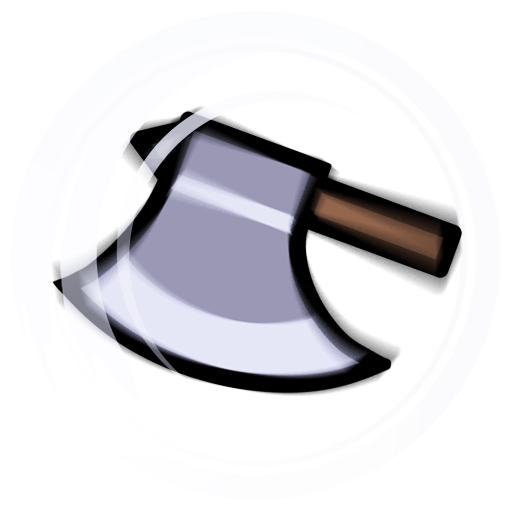
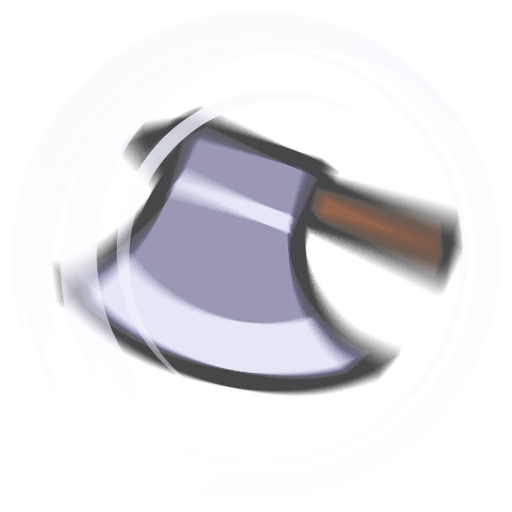
Comparing the layer stacks of the two 512×512 images. Changes:
hid "Layer 570" over 51, 62, 463, 395
added layer "Brightness/Contrast 1 copy" in group "Group 1" over 51, 62, 463, 395
added layer "Color Fill 2" (16%) in group "Group 1" over 51, 62, 463, 395
"Layer 569 copy": opacity 76% → 100% over 51, 62, 463, 395
hid "Layer 569" over 52, 110, 463, 394
